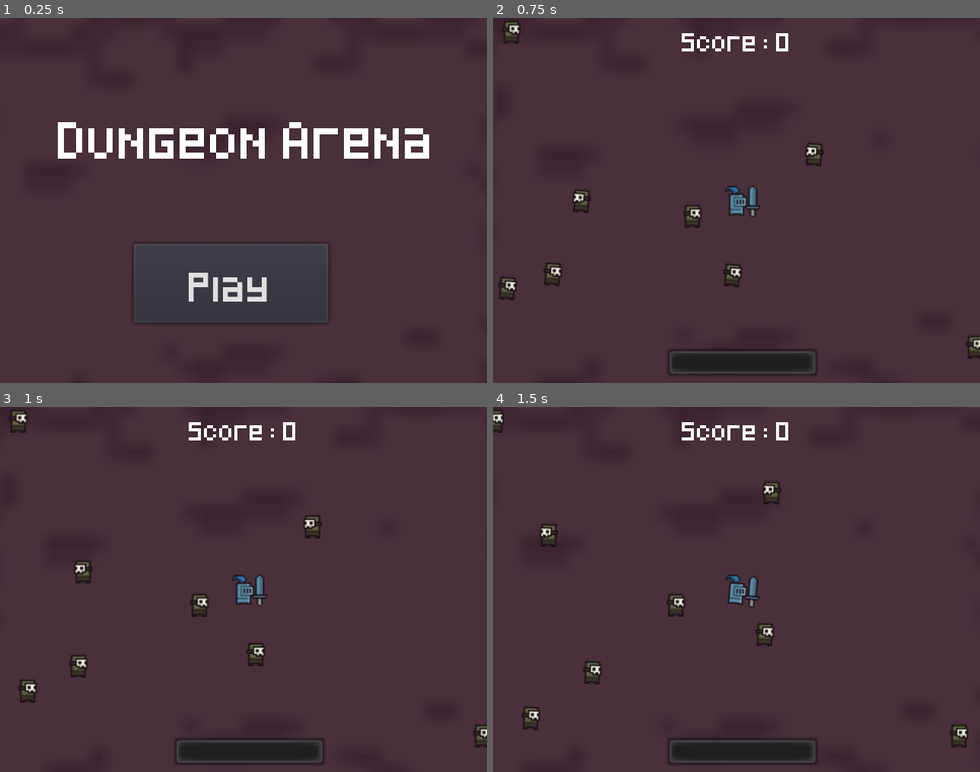
Above: before the commit, frames 1-4 (two rows, left to right).
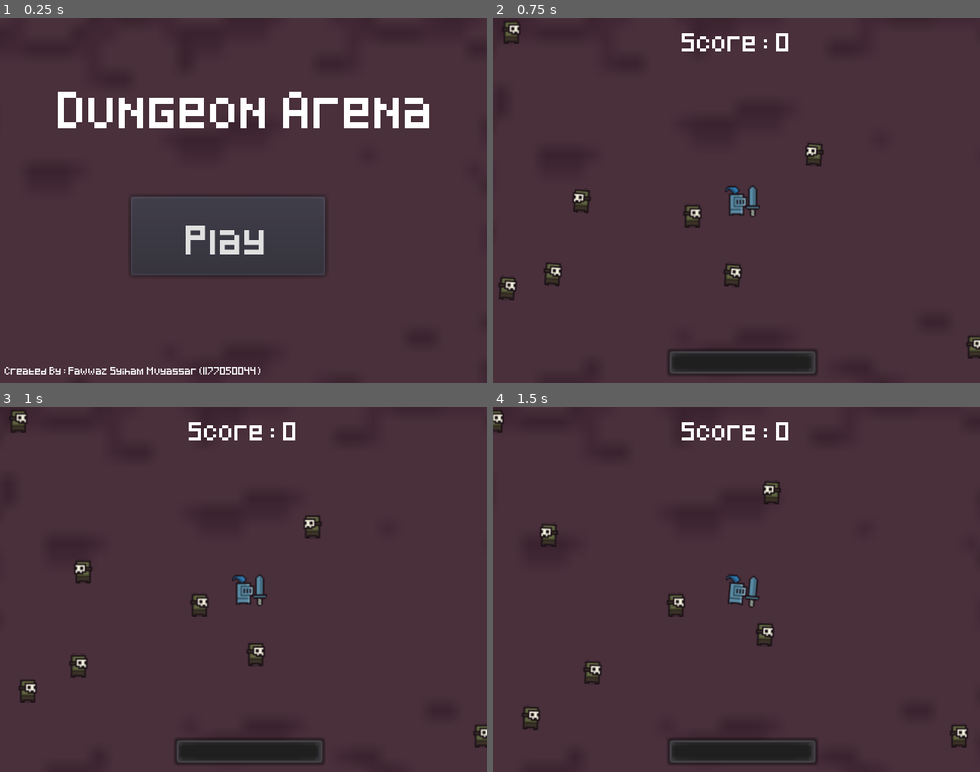
Above: after the commit, the same moments.

Repository: Falskim/godot-praktikum-multimedia
Game: Godot game, scene res://scene/title.tscn
Same seed, same stepped clock (60 frames per second), same inputs: the game is played once before the commit and once after it.
Inputs:
- Up to frame 1 (0.25 s): no input
- Up to frame 2 (0.75 s): click "Play" at 0.5 s
- Up to frame 3 (1 s): no input
- Up to frame 4 (1.5 s): hold Right (ui_right) from 1.28 s (still down)

The runs differ from the first frame. In frame 1, 8.2% of the frame differs, in the area x 0-89%, y 20-98%; in frame 2, nothing differs; in frame 3, nothing differs; in frame 4, nothing differs.

Commit message:
Update title screen

Diff:
--- a/scene/game.gd
+++ b/scene/game.gd
@@ -13,7 +13,7 @@
 	$GUI.update_score(SCORE)
 
 	# spawn enemies
-	for i in range(MAX_ENEMY):
+	for qi in range(MAX_ENEMY):
 		_spawn_enemy()
 
 
--- a/scene/title.tscn
+++ b/scene/title.tscn
@@ -11,6 +11,10 @@
 
 [sub_resource type="DynamicFont" id=2]
 size = 20
+font_data = ExtResource( 3 )
+
+[sub_resource type="DynamicFont" id=4]
+size = 4
 font_data = ExtResource( 3 )
 
 [sub_resource type="DynamicFont" id=3]
@@ -29,20 +33,31 @@
 
 [node name="Label" type="Label" parent="."]
 margin_left = -109.353
-margin_top = -82.252
+margin_top = -101.554
 margin_right = 138.647
-margin_bottom = -26.252
+margin_bottom = -45.5543
 custom_fonts/font = SubResource( 2 )
 text = "Dungeon Arena"
 __meta__ = {
 "_edit_use_anchors_": false
 }
 
+[node name="Label2" type="Label" parent="."]
+margin_left = -144.291
+margin_top = 94.7443
+margin_right = 39.7088
+margin_bottom = 112.744
+custom_fonts/font = SubResource( 4 )
+text = "Created By : Fawwaz Syiham Muyassar (1177050044)"
+__meta__ = {
+"_edit_use_anchors_": false
+}
+
 [node name="Button" type="Button" parent="."]
-margin_left = -58.7268
-margin_top = 18.1047
-margin_right = 69.2732
-margin_bottom = 70.1047
+margin_left = -61.2073
+margin_top = -12.5547
+margin_right = 66.7927
+margin_bottom = 39.4453
 custom_fonts/font = SubResource( 3 )
 text = "Play"
 __meta__ = {
Not shown, added: export_presets.cfg
Not shown: 1 places in scene/title.tscn that only renumber resources
